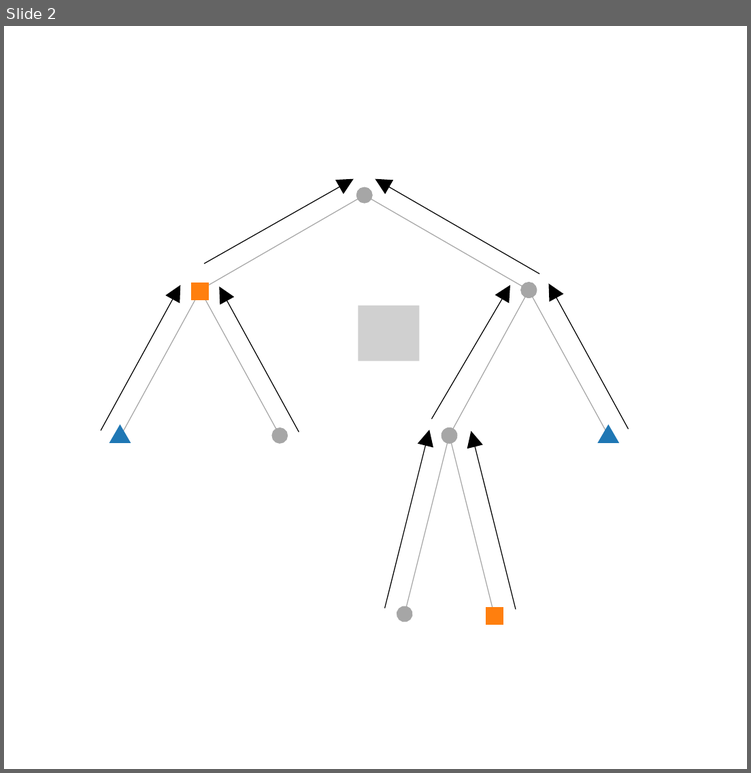
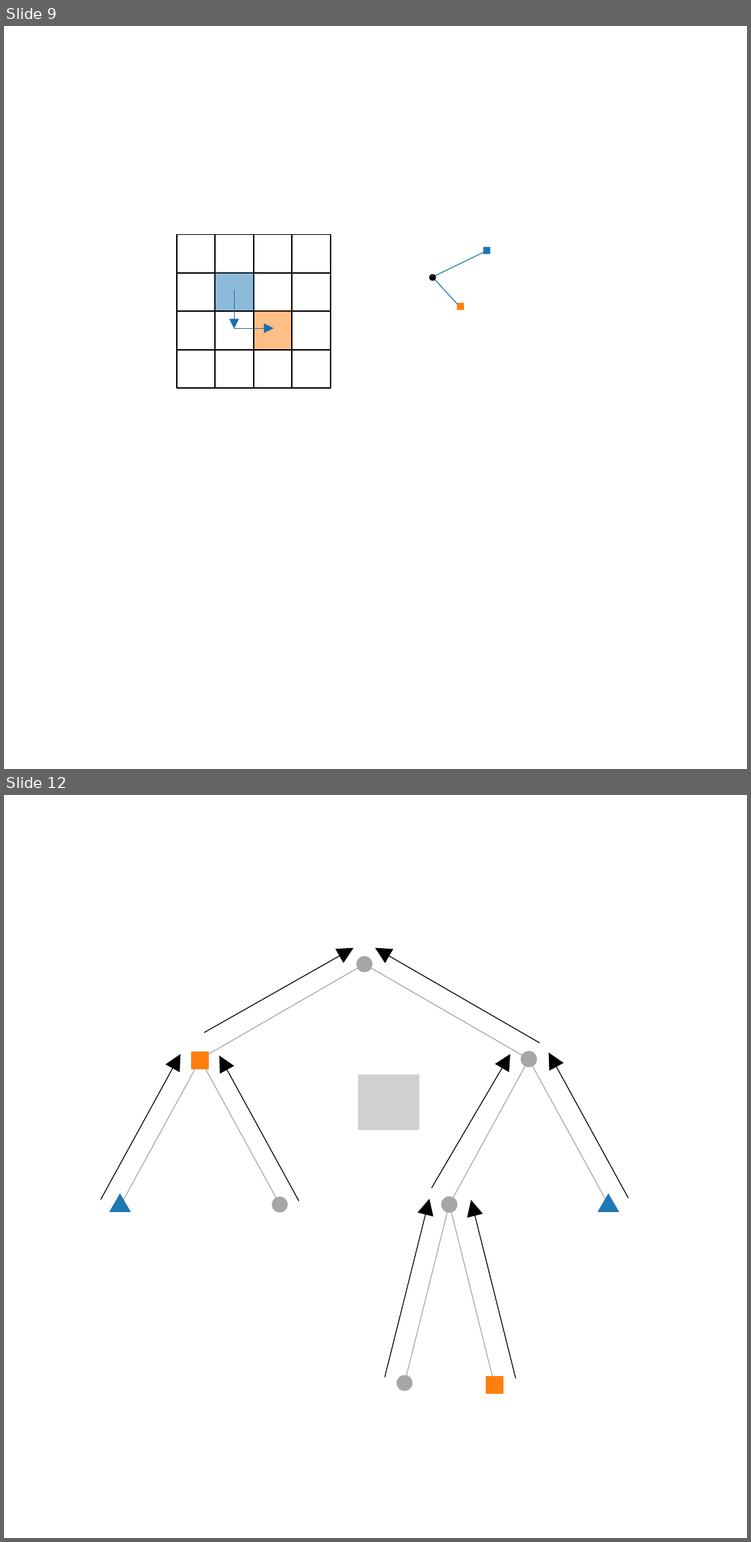
Before and after one commit to eleurent/phd-thesis, a slide deck: 2-Chapters/6-Chapter/img/gbop/trees.pptx. Shown one above the other, each under a label of ours: slide 2 before the commit, slides 9 and 12 after it; the slides between them are not shown. The pictures are 751x773 and 751x1542 pixels, drawn with LibreOffice and Linux fonts; fonts in the diff are those of the drawing; grey boxes stand for pictures. Boxes give left, top, right and bottom in pixels: in the first picture for what was removed or moved away, otherwise in the second. Text is boxed around its words. In the diff, an @@ line names an element or a change of style, - is before the commit and + after.

```diff
--- a/2-Chapters/6-Chapter/img/gbop/trees.pptx
+++ b/2-Chapters/6-Chapter/img/gbop/trees.pptx
@@ slide 9 added at (4, 26, 747, 769), background #FFFFFF @@
@@ rectangle added at (177, 235, 216, 274), outline #000000 0.75 pt @@
@@ rectangle added at (215, 235, 254, 274), outline #000000 0.75 pt @@
@@ rectangle added at (254, 235, 293, 274), outline #000000 0.75 pt @@
@@ rectangle added at (292, 235, 330, 274), outline #000000 0.75 pt @@
@@ line added from (487, 250) to (432, 277), #1F77B4 0.5 pt @@
@@ rectangle added at (483, 246, 490, 254), fill #1F77B4 @@
@@ rectangle added at (177, 272, 216, 311), outline #000000 0.75 pt @@
@@ rectangle added at (215, 272, 254, 311), fill #1F77B4 at 50% opacity @@
@@ arrow added from (234, 290) to (234, 329), #1D6FA9 0.5 pt @@
@@ rectangle added at (254, 272, 293, 311), outline #000000 0.75 pt @@
@@ rectangle added at (292, 272, 330, 311), outline #000000 0.75 pt @@
@@ ellipse added at (430, 275, 435, 280), fill gradient #4B4B4B to #000000, outline #000000 0.5 pt @@
@@ line added from (432, 277) to (459, 305), #1F77B4 0.5 pt @@
@@ rectangle added at (177, 311, 216, 350), outline #000000 0.75 pt @@
@@ rectangle added at (215, 311, 254, 350), outline #000000 0.75 pt @@
@@ rectangle added at (254, 311, 293, 350), fill #FF7F0E at 50% opacity @@
@@ rectangle added at (292, 311, 330, 350), outline #000000 0.75 pt @@
@@ rectangle added at (457, 303, 464, 310), fill #FF7F0E @@
@@ arrow added from (234, 328) to (274, 328), #1D6FA9 0.5 pt @@
@@ rectangle added at (177, 349, 216, 388), outline #000000 0.75 pt @@
@@ rectangle added at (215, 349, 254, 388), outline #000000 0.75 pt @@
@@ rectangle added at (254, 349, 293, 388), outline #000000 0.75 pt @@
@@ rectangle added at (292, 349, 330, 388), outline #000000 0.75 pt @@
@@ what was slide 2 is now slide 12 @@
```
Also in this commit, not shown: 1 slide changed, 10 other slides added, 1 slide removed, 24 other files.
